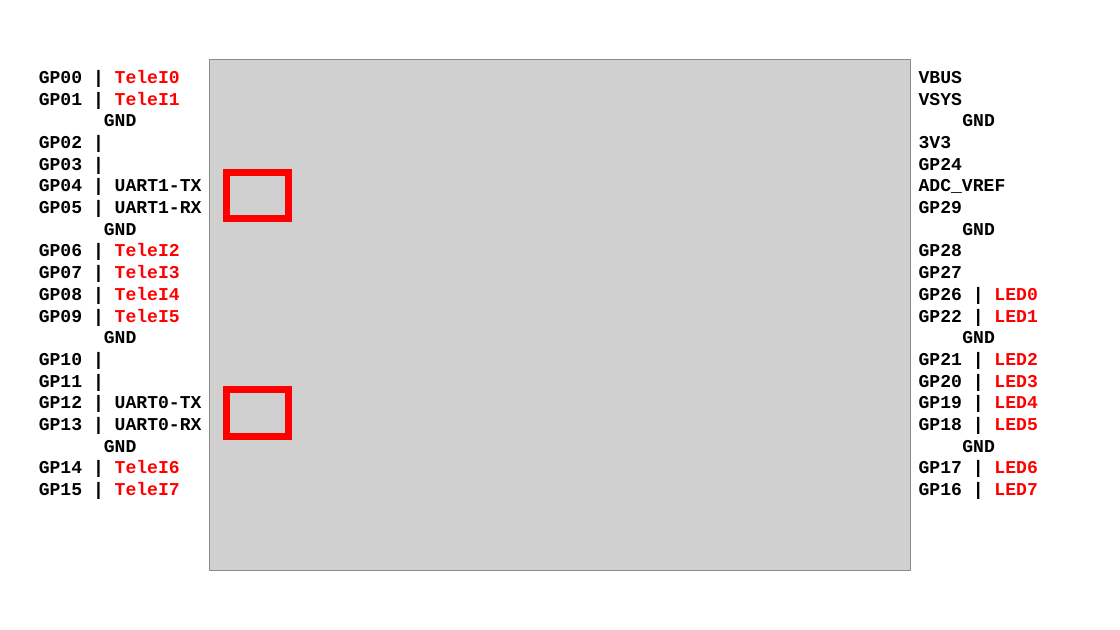
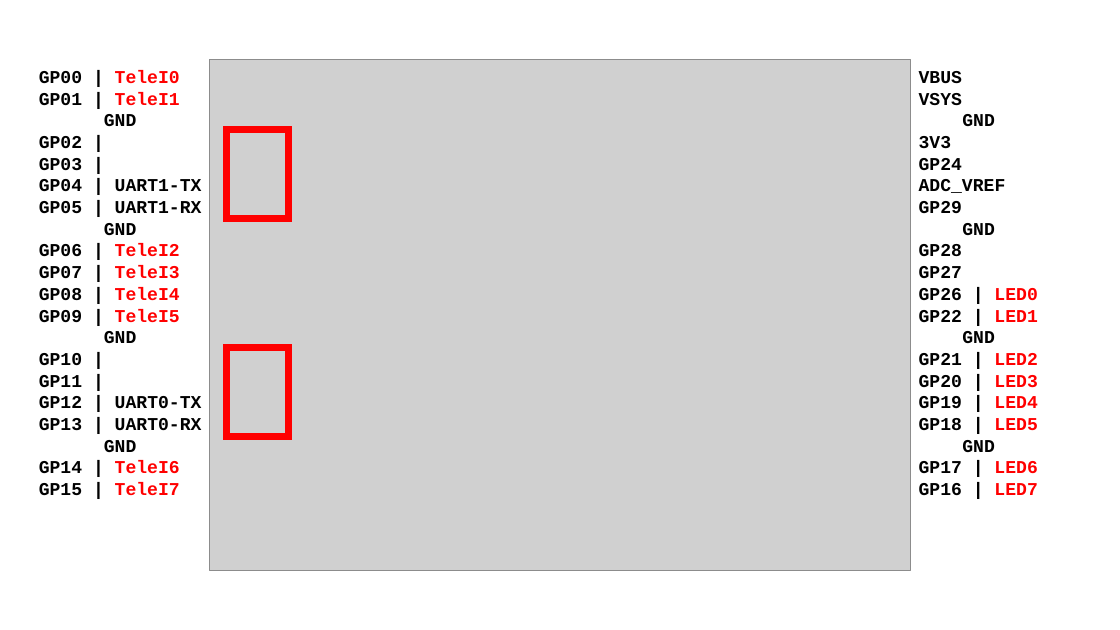
Before and after one commit to bdevijve/RP2040_8Teleinfo, a slide deck: slide 1 of HW/GPIO-MAPPING.pptx. Drawn at 1120x630 pixels with LibreOffice and Linux fonts; fonts in the diff are those of the drawing; grey boxes stand for pictures. Boxes give left, top, right and bottom in pixels: in the first picture for what was removed or moved away, otherwise in the second. Text is boxed around its words. In the diff, an @@ line names an element or a change of style, - is before the commit and + after.

```diff
--- a/HW/GPIO-MAPPING.pptx
+++ b/HW/GPIO-MAPPING.pptx
@@ rectangle: place and size @@
-rectangle at box(227, 172, 289, 218)
+rectangle at box(227, 129, 289, 219)
@@ rectangle: place and size @@
-rectangle at box(227, 390, 289, 436)
+rectangle at box(227, 348, 289, 436)
```
Also in this commit, not shown: 2 slides added.
